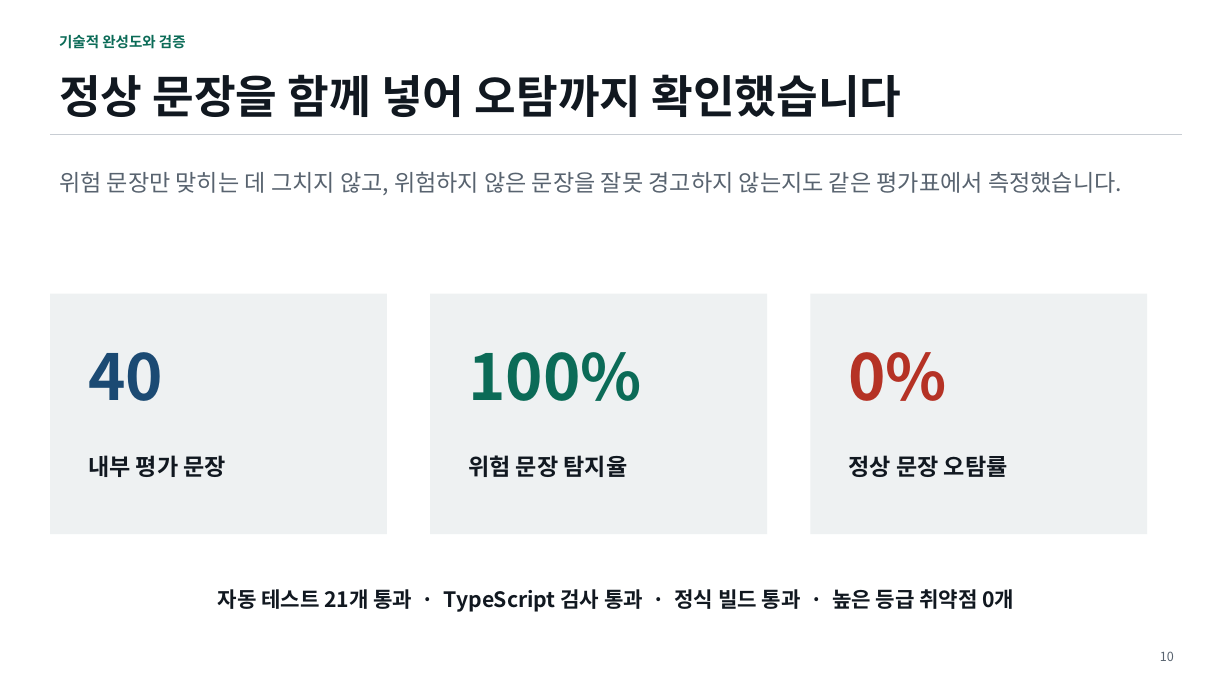
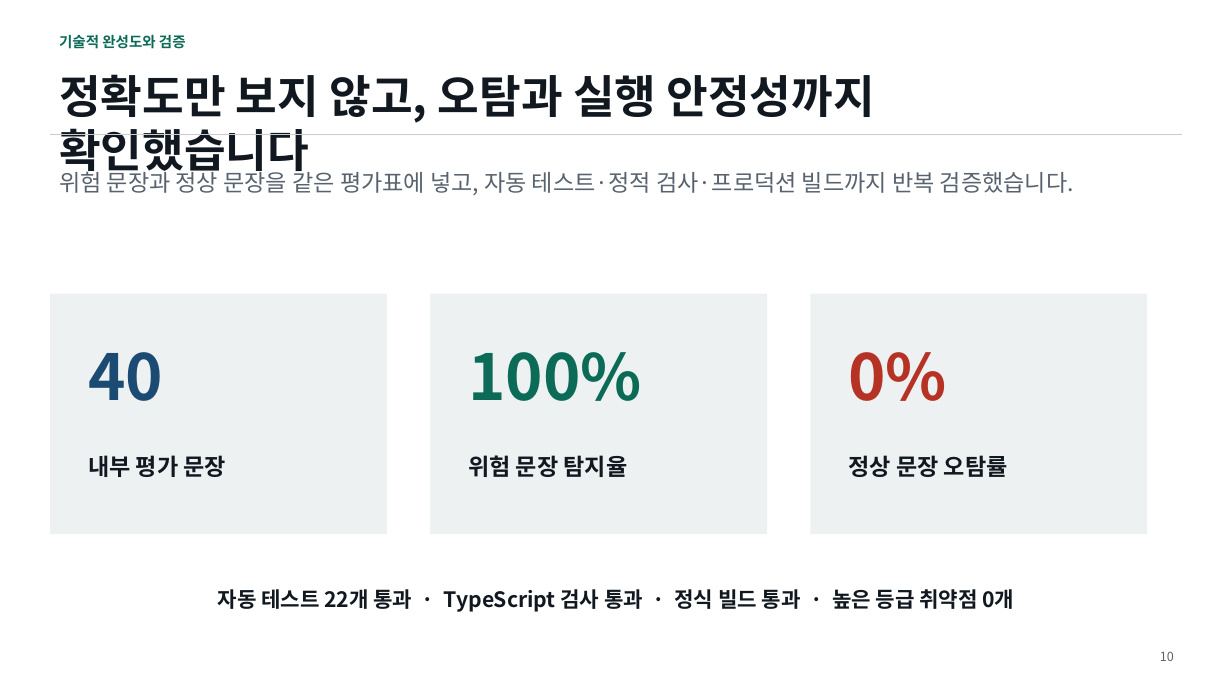
Before and after one commit to kkssyy1215/Silver_Finance_Guard_AI, a slide deck: slide 10 of deliverables/실버_금융가드_AI_기술설명서.pptx. Drawn at 1232x693 pixels with LibreOffice and Linux fonts; fonts in the diff are those of the drawing. Boxes give left, top, right and bottom in pixels: in the first picture for what was removed or moved away, otherwise in the second. Text is boxed around its words. In the diff, an @@ line names an element or a change of style, - is before the commit and + after.

```diff
--- a/deliverables/실버_금융가드_AI_기술설명서.pptx
+++ b/deliverables/실버_금융가드_AI_기술설명서.pptx
@@ text at [59, 74, 875, 179]: text changed @@
-정상 문장을 함께 넣어 오탐까지 확인했습니다
+정확도만 보지 않고, 오탐과 실행 안정성까지 확인했습니다
@@ text at [59, 167, 1074, 195]: text changed @@
-위험 문장만 맞히는 데 그치지 않고, 위험하지 않은 문장을 잘못 경고하지 않는지도 같은 평가표에서 측정했습니다.
+위험 문장과 정상 문장을 같은 평가표에 넣고, 자동 테스트·정적 검사·프로덕션 빌드까지 반복 검증했습니다.
@@ text at [218, 589, 1014, 612]: text changed @@
-자동 테스트 21개 통과 · TypeScript 검사 통과 · 정식 빌드 통과 · 높은 등급 취약점 0개
+자동 테스트 22개 통과 · TypeScript 검사 통과 · 정식 빌드 통과 · 높은 등급 취약점 0개
```
Also in this commit, not shown: 9 other slides changed, 35 other files.
